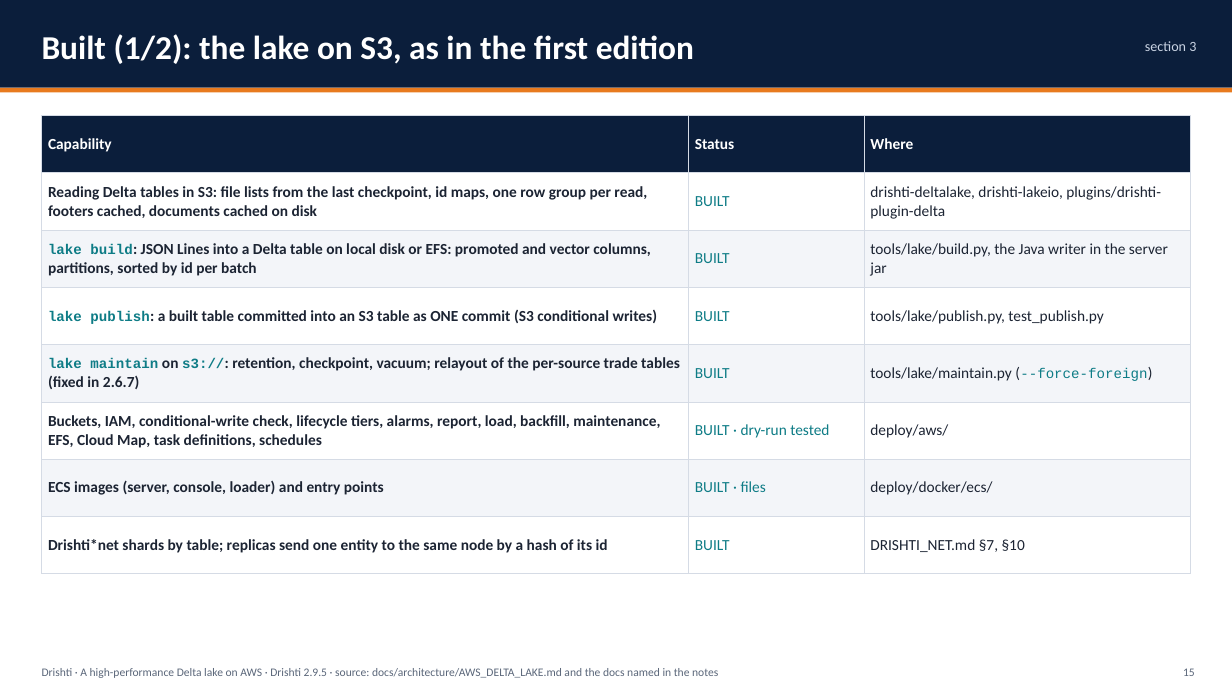
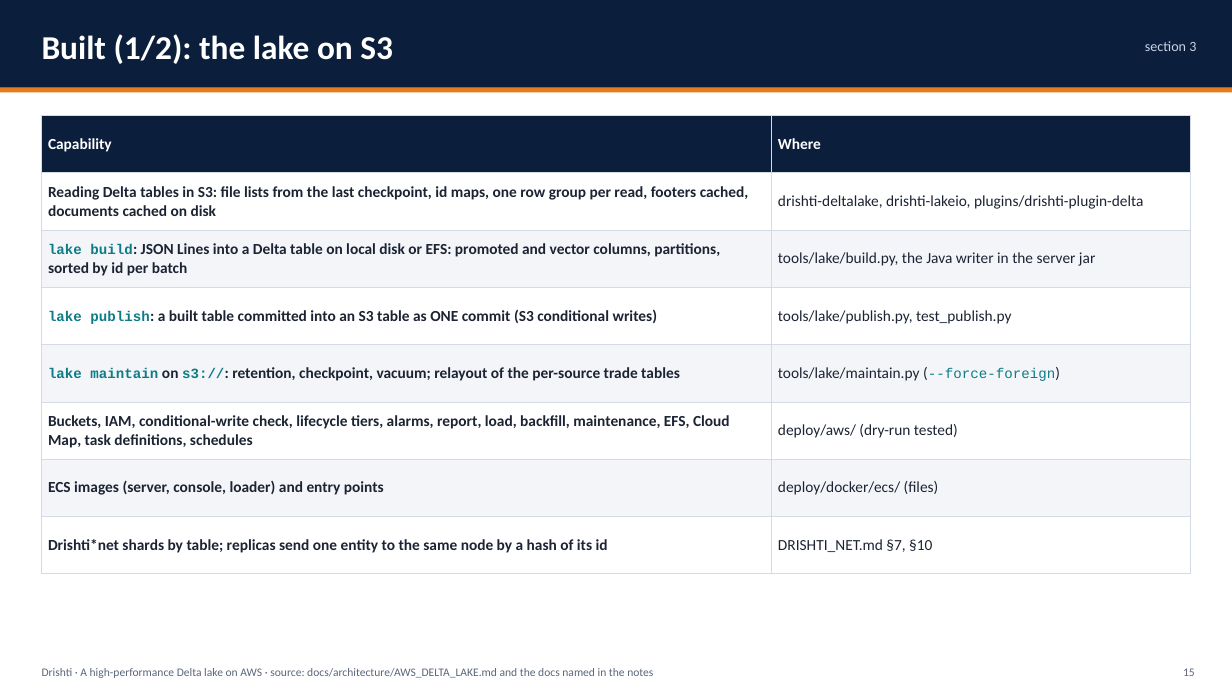
Before and after one commit to ajsinha/drishti, a slide deck: slide 15 of docs/publications/Drishti-AWS-Delta-Lake.pptx. Drawn at 1232x693 pixels with LibreOffice and Linux fonts; fonts in the diff are those of the drawing. Boxes give left, top, right and bottom in pixels: in the first picture for what was removed or moved away, otherwise in the second. Text is boxed around its words. In the diff, an @@ line names an element or a change of style, - is before the commit and + after.

Commit message:
Decks: Design and Evidence, AWS Delta Lake and AWS Iceberg rebuilt (no BUILT pills, no release numbers, facts brought up to date; editions, Arrow, computed attributes, the Java loader and sharding on Fargate)

```diff
--- a/docs/publications/Drishti-AWS-Delta-Lake.pptx
+++ b/docs/publications/Drishti-AWS-Delta-Lake.pptx
@@ text at (42,34,393,64): text changed @@
-Built (1/2): the lake on S3, as in the first edition
+Built (1/2): the lake on S3
@@ table at (42,116,1190,574) @@
-column 1: Capability | Reading Delta tables in S3: file lists from the last checkpoint, id maps, one row group per read, footers cached, documents cached on disk | lake build: JSON Lines into a Delta table on local disk or EFS: promoted and vector columns, partitions, sorted by id per batch | lake publish: a built table committed into an S3 table as ONE commit (S3 conditional writes) | lake maintain on s3://: retention, checkpoint, vacuum; relayout of the per-source trade tables (fixed in 2.6.7) | Buckets, IAM, conditional-write check, lifecycle tiers, alarms, report, load, backfill, maintenance, EFS, Cloud Map, task definitions, schedules | ECS images (server, console, loader) and entry points | Drishti*net shards by table; replicas send one entity to the same node by a hash of its id
-column 2: Status | BUILT | BUILT | BUILT | BUILT | BUILT · dry-run tested | BUILT · files | BUILT
-column 3: Where | drishti-deltalake, drishti-lakeio, plugins/drishti-plugin-delta | tools/lake/build.py, the Java writer in the server jar | tools/lake/publish.py, test_publish.py | tools/lake/maintain.py (--force-foreign) | deploy/aws/ | deploy/docker/ecs/ | DRISHTI_NET.md §7, §10
+column 1: Capability | Reading Delta tables in S3: file lists from the last checkpoint, id maps, one row group per read, footers cached, documents cached on disk | lake build: JSON Lines into a Delta table on local disk or EFS: promoted and vector columns, partitions, sorted by id per batch | lake publish: a built table committed into an S3 table as ONE commit (S3 conditional writes) | lake maintain on s3://: retention, checkpoint, vacuum; relayout of the per-source trade tables | Buckets, IAM, conditional-write check, lifecycle tiers, alarms, report, load, backfill, maintenance, EFS, Cloud Map, task definitions, schedules | ECS images (server, console, loader) and entry points | Drishti*net shards by table; replicas send one entity to the same node by a hash of its id
+column 2: Where | drishti-deltalake, drishti-lakeio, plugins/drishti-plugin-delta | tools/lake/build.py, the Java writer in the server jar | tools/lake/publish.py, test_publish.py | tools/lake/maintain.py (--force-foreign) | deploy/aws/ (dry-run tested) | deploy/docker/ecs/ (files) | DRISHTI_NET.md §7, §10
@@ text at (42,668,653,678): text changed @@
-Drishti · A high-performance Delta lake on AWS · Drishti 2.9.5 · source: docs/architecture/AWS_DELTA_LAKE.md and the docs named in the notes
+Drishti · A high-performance Delta lake on AWS · source: docs/architecture/AWS_DELTA_LAKE.md and the docs named in the notes
```
Also in this commit, not shown: 85 other slides changed, 2 slides added, 3 other files.
